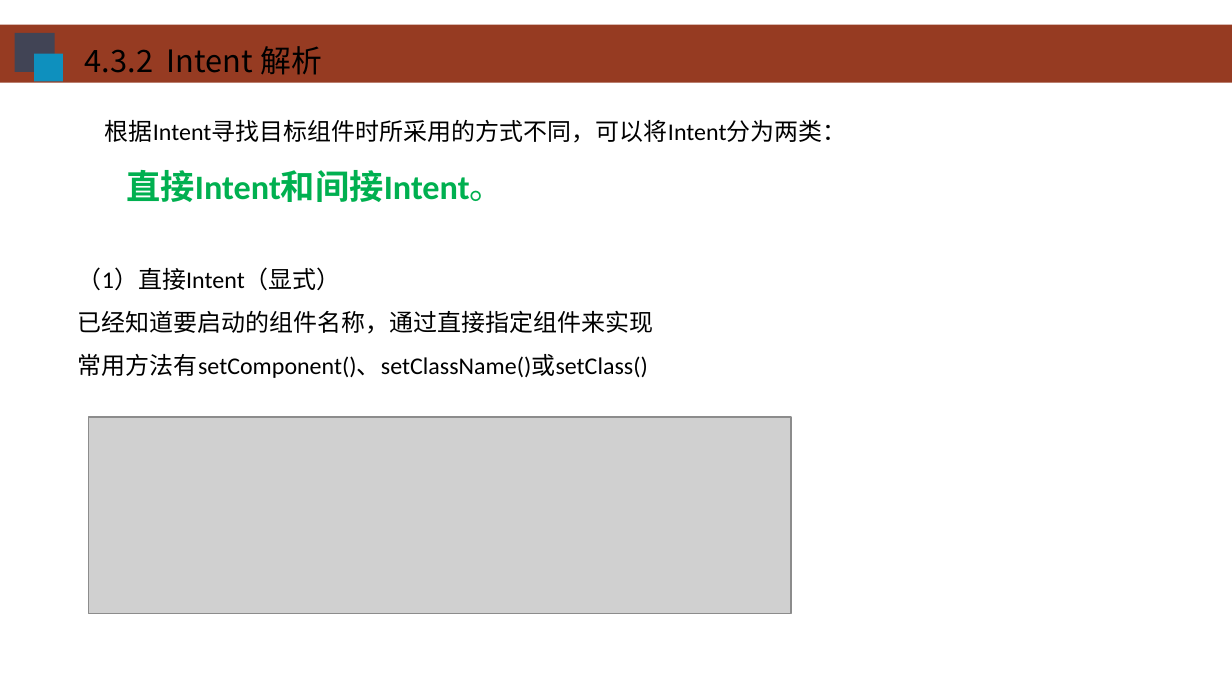
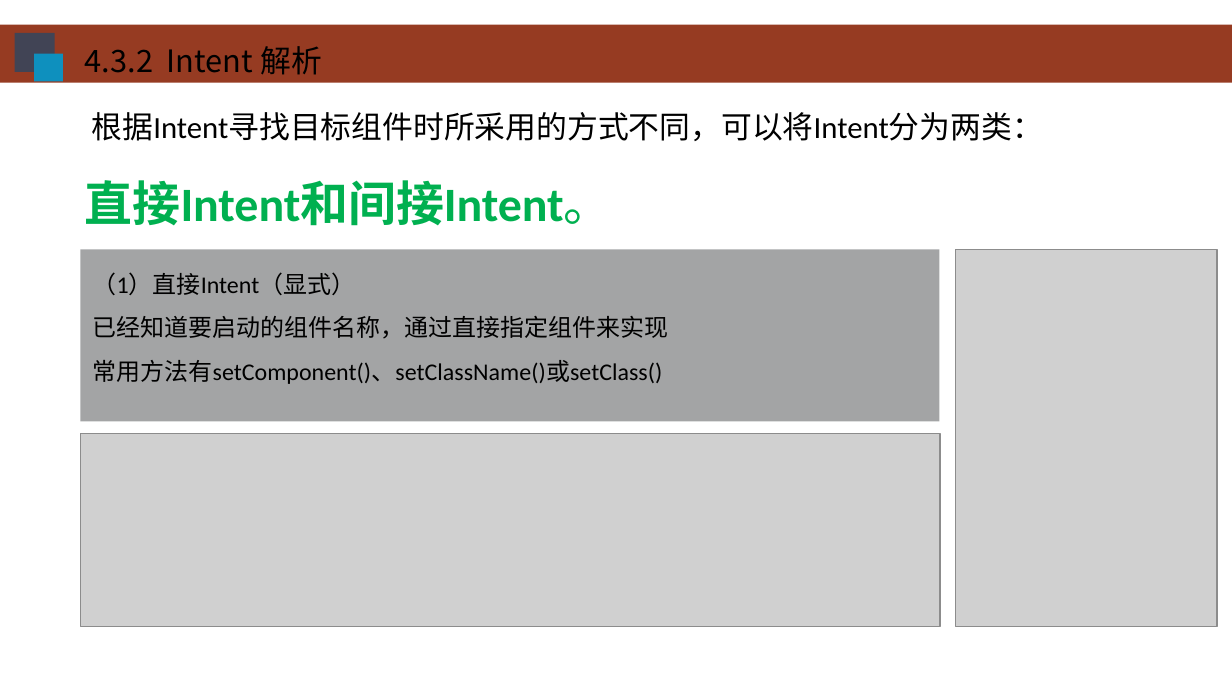
Before and after one commit to HBU/Android-PPT, a slide deck: slide 18 of 04.0 -- 活动-意图-- 第04章.pptx (slide 23 before the commit). Drawn at 1232x693 pixels with LibreOffice and Linux fonts; fonts in the diff are those of the drawing; grey boxes stand for pictures; background and template pictures are left out. Boxes give left, top, right and bottom in pixels: in the first picture for what was removed or moved away, otherwise in the second. Text is boxed around its words. In the diff, an @@ line names an element or a change of style, - is before the commit and + after.

```diff
--- a/04.0 -- 活动-意图-- 第04章.pptx
+++ b/04.0 -- 活动-意图-- 第04章.pptx
@@ text added at (85, 112, 1043, 226), 18 pt, text #000000 @@
+根据Intent寻找目标组件时所采用的方式不同，可以将Intent分为两类：
+直接Intent和间接Intent。
@@ text in rectangle at (105, 120, 847, 202): paragraphs removed @@
-根据Intent寻找目标组件时所采用的方式不同，可以将Intent分为两类：
-直接Intent和间接Intent。
@@ rectangle "（1）直接Intent（显式）": place and size @@
-rectangle "（1）直接Intent（显式）" at (78, 120, 847, 378)
+rectangle "（1）直接Intent（显式）" at (80, 250, 939, 423)
@@ rectangle "（1）直接Intent（显式）" at (80, 250, 939, 423): fill none to #494B4D at 50% opacity @@
@@ picture added at (956, 250, 1217, 627) @@
@@ picture: place and size @@
-picture at (89, 418, 791, 615)
+picture at (81, 434, 940, 626)
```
Also in this commit, not shown: 19 other slides changed, 4 slides added, 15 slides removed, 3 other files.
